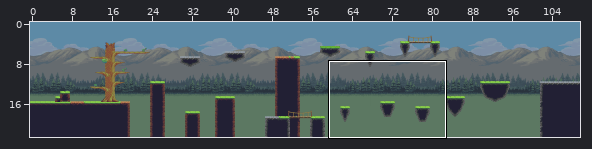
Two versions of a level (Tiled map, Game/maps/Level1.tmx). Above: a wide view before the commit, with the close-up outlined.
Close-up. Before the edit:
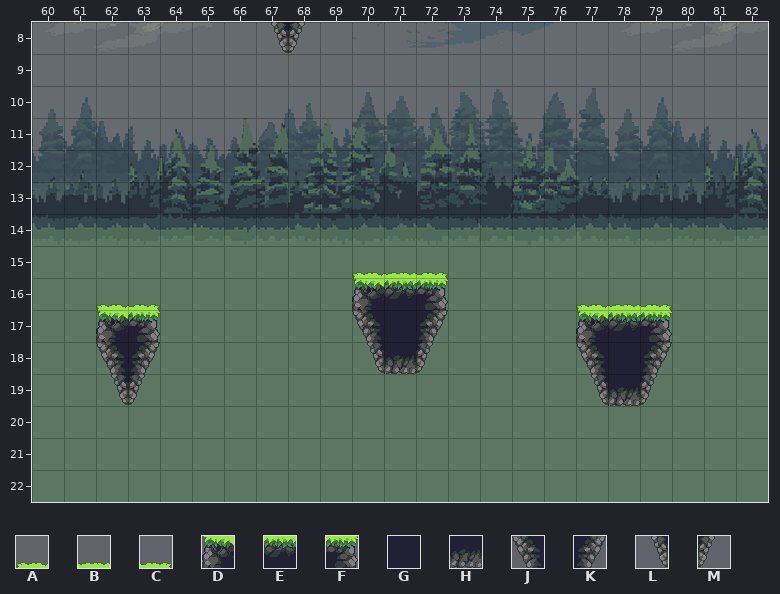
Cells are 32x32 px. Shown: x 60..82, y 8..22.
Key: from "Tileset1": A 0, B 1, C 2, D 84, E 85, F 86, G 129, H 232, J 287, K 288, L 315, M 316.
_ is an empty cell.
Layers that did not change in this view are not listed.
Layer "Floor" before, first column x 60:
 8 _______LM______________
 9 _______________________
10 _______________________
11 _______________________
12 _______________________
13 _______________________
14 _______________________
15 __________ABC__________
16 __AC______DEF____ABC___
17 __DF______JGK____DEF___
18 __JK______LHM____JGK___
19 __LM_____________LHM___
20 _______________________
21 _______________________
22 _______________________
Now the later version:
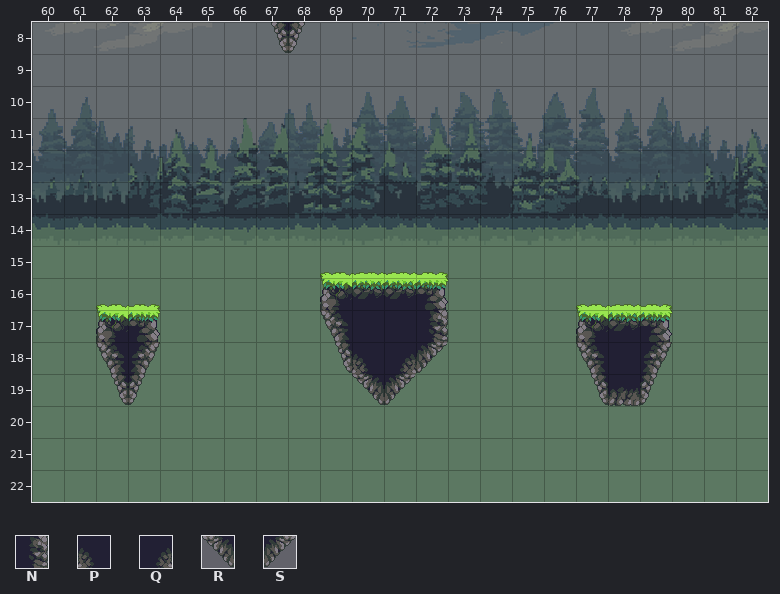
Further tiles: from "Tileset1": N 71, P 289, Q 290, R 317, S 318.
Edits made:
Changed rows in their new state; . is an unchanged cell.
Layer "Floor":
first column x 69:
15 AB..
16 DE..
17 JG.N
18 LPQS
19 .RS.
